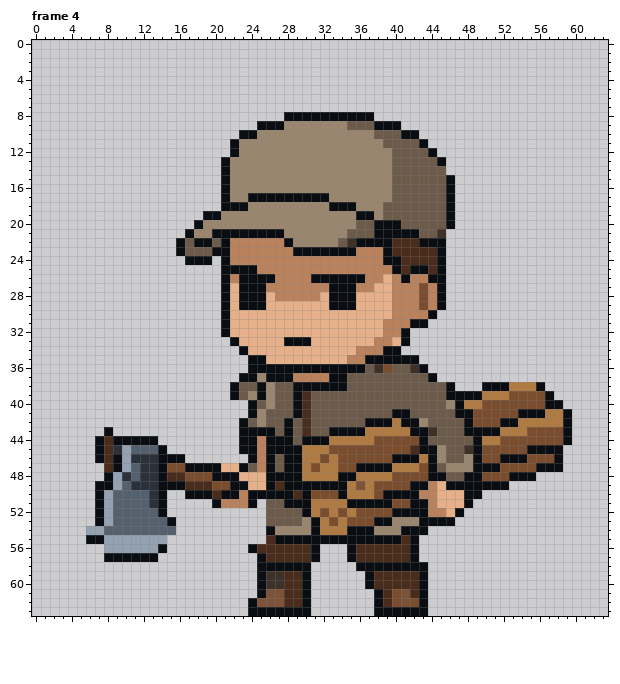
Pixel-art file, stored at ArtSource/LocalEnemies/BarricadeVillager_Idle.aseprite. This is how it looked before the edit.
64x64 pixels, 9 frames. Shown: frame 4. The commit also changed other frames, which this record leaves out.
After the commit:
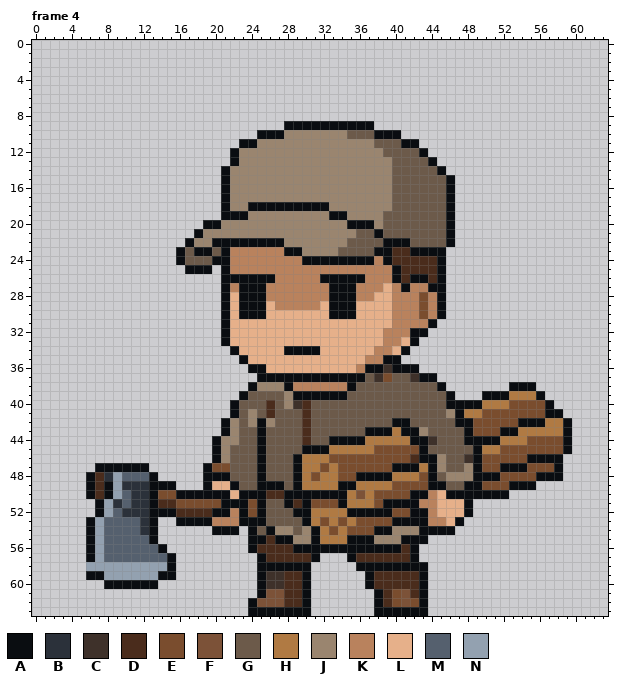
Palette (. is transparent): A #0a0d11  B #2b313a  C #3e312a  D #4a2c1c  E #7a4d2e  F #7c5238  G #6c5a4a  H #b07a43  J #9a856f  K #b9825d  L #e6b08a  M #55606e  N #93a1b0
Commit: Unify enemy idles from Miner through King and repair held props
Difference:
Changed rows in their new state; - is an unchanged pixel.
Frame 4:
first column x 6:
 8 ----------------------..........----------------------
 9 -------------------...AAAAAAAAAA...-------------------
10 -----------------..AAA-------GGGAAA..-----------------
11 ----------------.AA-------------G--AA.----------------
12 ---------------------------------G---A.---------------
13 ---------------.A---------------------A.--------------
14 ---------------------------------------A--------------
17 ------------------JJJJJJJJJ---------------------------
18 ----------------JJAAAAAAAAAJJJ---J--------------------
19 -------------..AAA---------AA-JJ----------------------
20 ------------.AA--------------AAAJGG-------------------
21 -----------.A-JJJJJJJJ-------J---GGGG--GA-------------
22 ----------.AJJA-AAAAAAJ-----JGGGG-AAGGGGA-------------
23 ------------AAG-------A-JJJJGGGGA---AAA---------------
24 ----------AGGGA---------AAAAAAAA--D-------------------
25 -----------AAA--KKK-----------------DD----------------
26 ----------------A--------K-------KADAAD---------------
27 ----------------K---------------K--A-KA---------------
28 --------------------K-----K---KK----------------------
29 ---------------------KKKKK----------------------------
30 -----------------AAA-------AAA-------EKA--------------
31 ---------------------------------L--KKA---------------
32 -----------------------------------KAA----------------
33 ---------------AL-----LLL-------L-KLA-----------------
34 ----------------AL----AAAA----LL-KLA------------------
35 -----------------ALL---------LLKK--..-----------------
36 --------------------LLLLLLLLLLKAACAAA.----------------
37 -----------------..A---AAAA--AA-CE--CA----------------
38 ----------------..AJ-JAKKKKKKA---------A.---...AAA.---
39 ----------------.AGGG-J-AAAAA------------...AAAHHHA.--
40 ----------------AGG-D-JC----------------A-AAHHH-----.-
41 ----------------AGJGD--G----------GG----J-HH----EEEAA.
42 ---------------AJGJAJ-G--------GGGA-GG---A----EEAAA---
43 --.------------AJGG-G-G----GGGGAAA-A-JG----EEEAA-HHHH-
44 -.......------AJJGGAGGG-DGGAAAA-HHHHA-C---A-AAHHH-----
45 -........-----AJGGGAGGGGAAAHHHHH----E-GG--G-HH---EEEEA
46 -..........---AJGGGAG-G---HE------EEDA----C---EEEAAA--
47 -AA-AAA......-EEGG-AG-G--HE---EEEEAAAH-JGG--EEAAA-EE--
48 ADB-M-MA.....A--GGGAGGG--E--EEAAAAHHH--GJJJ-AA-EEEAAA-
49 AD--B--A--...ALL-GGA-AG-HHHH-AH-HH--EEAAGG--EEEAAA----
50 ADAN-BBAEEA---A-LA--DD-A-AAA--F--EEE-A--AA--AAA-------
51 ---B-BBADDEEEEEAAAEA---D-EEEAHHHE-AA-K----------------
52 ----BBBA-ADDDDAAKAEA---A--H-HAAAAAEE---L-LA-----------
53 ANM---BA..AAAAKKKAAA----AHEHEH--EEAAA-KKLA------------
54 A-----BA..----AAA-AG---G---E-EEEAA-JJ-AAA-------------
55 -NMMMMMA.---------AA---JJ-HHH---JJJA-A----------------
56 ANMMMMMM---------------AA-AAA-AAAAA-------------------
57 ANMMMMMMMA--------------------------------------------
58 NNNNNNNNNA--------------------------------------------
59 AANNNNNNAA--------------------------------------------
60 --AAAAAA----------------------------------------------
Changed places in both pictures, as pixel boxes (x1, y1, x2, y2):
changed: (86, 112, 572, 589)
